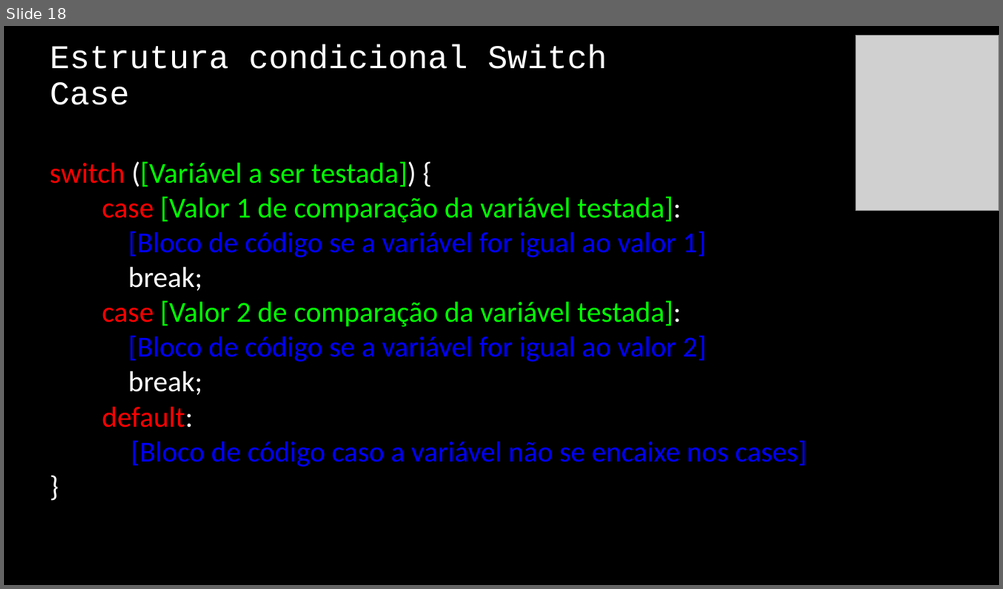
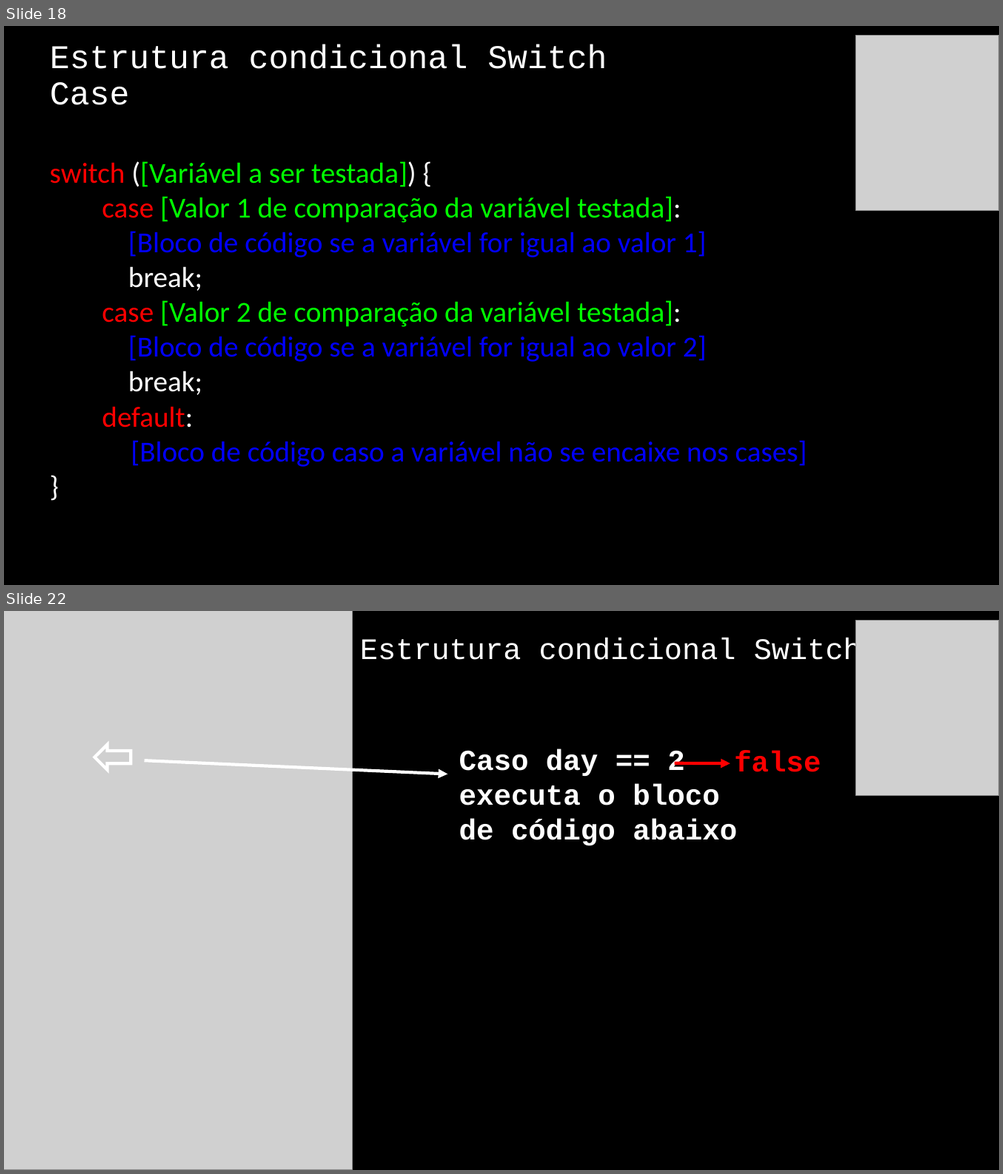
Before and after one commit to jrdutra/algoritmos, a slide deck: material_de_apoio/resumo_pratico.pptx. Shown one above the other, each under a label of ours: slide 18 before the commit, slides 18 and 22 after it; the slides between them are not shown. The pictures are 1003x589 and 1003x1174 pixels, drawn with LibreOffice and Linux fonts; fonts in the diff are those of the drawing; grey boxes stand for pictures. Boxes give left, top, right and bottom in pixels: in the first picture for what was removed or moved away, otherwise in the second. Text is boxed around its words. In the diff, an @@ line names an element or a change of style, - is before the commit and + after.

```diff
--- a/material_de_apoio/resumo_pratico.pptx
+++ b/material_de_apoio/resumo_pratico.pptx
@@ slide 22 added at <box>4,611,999,1170</box>, background #000000 @@
@@ picture added at <box>4,611,352,1170</box> @@
@@ picture added at <box>856,620,999,796</box> @@
@@ title added at <box>360,638,861,668</box>, 28.8 pt, text #FFFFFF @@
+Estrutura condicional Switch Case
@@ down arrow added at <box>95,744,131,770</box>, outline #FFFFFF 3 pt @@
@@ arrow added from (145, 761) to (448, 775), #FFFFFF 3 pt @@
@@ text added at <box>459,749,737,846</box>, 28 pt, text #FFFFFF, bold @@
+Caso day == 2 executa o bloco de código abaixo
@@ arrow added from (674, 763) to (730, 763), #FF0000 3 pt @@
@@ text added at <box>734,751,820,772</box>, 28 pt, text #FF0000, bold @@
+false
```
Also in this commit, not shown: 2 slides changed, 16 other slides added.
